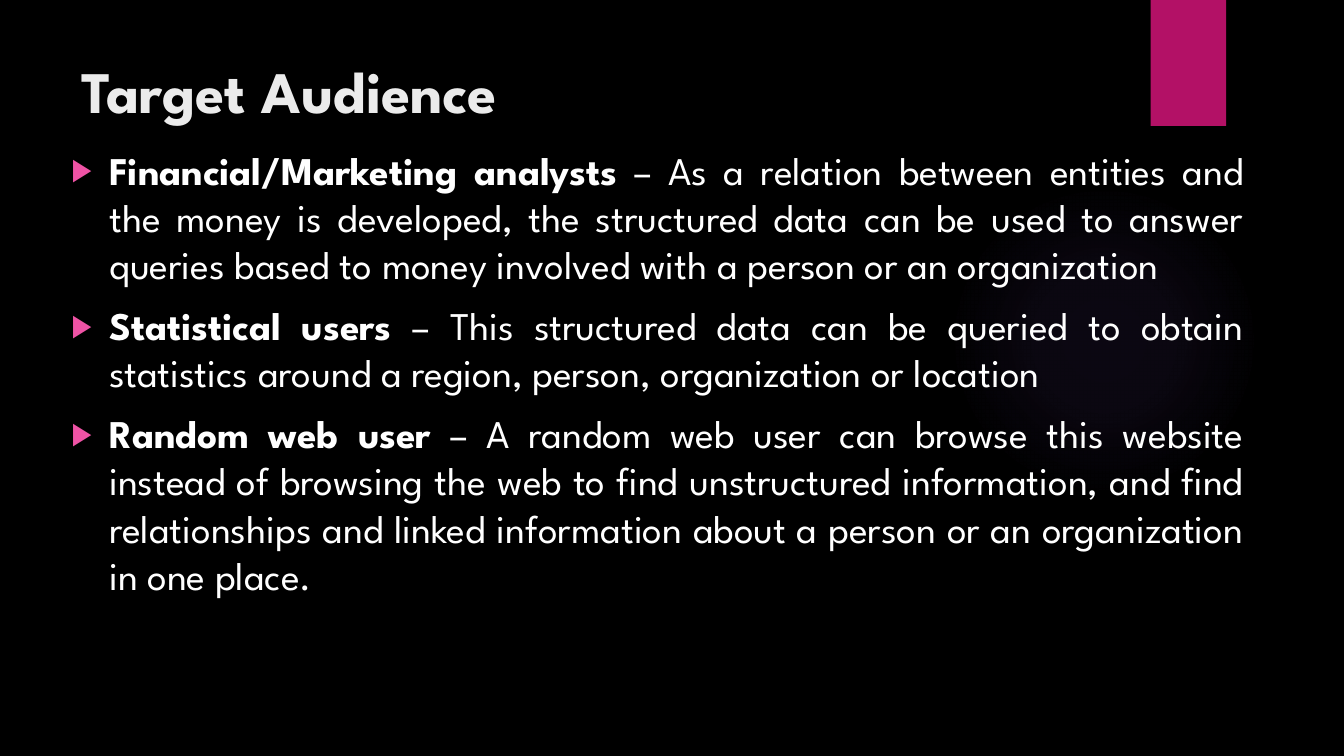
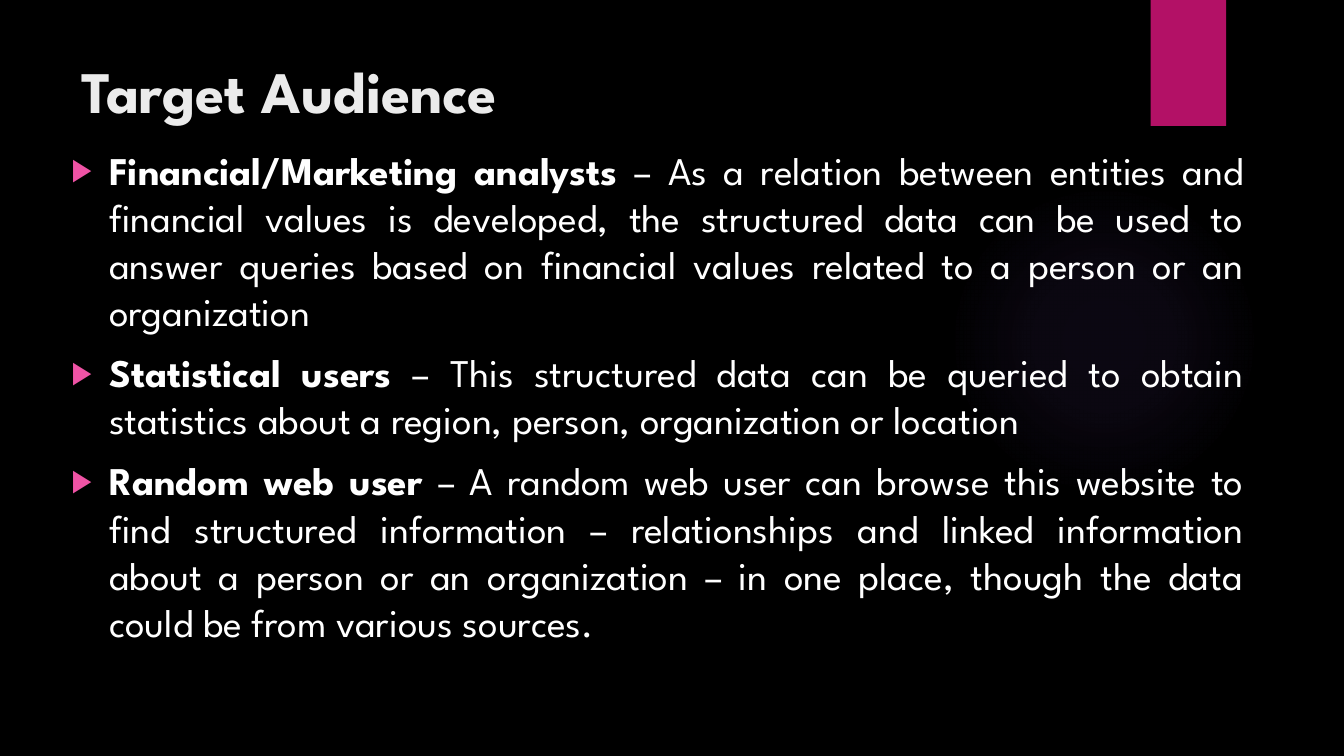
Before and after one commit to ekalgolas/Relation-extraction-using-Semantic-Web, a slide deck: slide 4 of documentation/Relation extraction using semantic web technologies.pptx. Drawn at 1344x756 pixels with LibreOffice and Linux fonts; fonts in the diff are those of the drawing; background and template pictures are left out. Boxes give left, top, right and bottom in pixels: in the first picture for what was removed or moved away, otherwise in the second. Text is boxed around its words. In the diff, an @@ line names an element or a change of style, - is before the commit and + after.

Commit message:
Updated ppt

```diff
--- a/documentation/Relation extraction using semantic web technologies.pptx
+++ b/documentation/Relation extraction using semantic web technologies.pptx
@@ text at bbox=[109, 158, 1244, 638]: text changed @@
-▶ Financial/Marketing analysts – As a relation between entities and the money is developed, the structured data can be used to answer queries based to money involved with a person or an organization
-▶ Statistical users – This structured data can be queried to obtain statistics around a region, person, organization or location
-▶ Random web user – A random web user can browse this website instead of browsing the web to find unstructured information, and find relationships and linked information about a person or an organization in one place.
+▶ Financial/Marketing analysts – As a relation between entities and financial values is developed, the structured data can be used to answer queries based on financial values related to a person or an organization
+▶ Statistical users – This structured data can be queried to obtain statistics about a region, person, organization or location
+▶ Random web user – A random web user can browse this website to find structured information – relationships and linked information about a person or an organization – in one place, though the data could be from various sources.
```
Also in this commit, not shown: 7 other slides changed.
